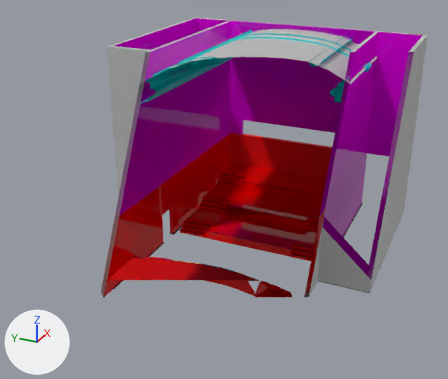
The FBX model WelcomeToWonderland/Assets/Artwork/CinemaRoom/CinemaStagev2/WW_StageSeatingArea_Env_06.fbx, before and after one commit.
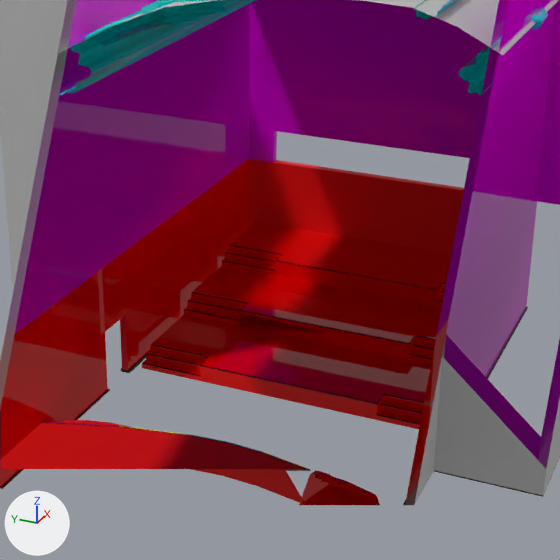
Each version is shown whole from a 50 mm lens placed at (-44.7, -15.6, 24.2), pointed at (-8.1, 0.9, 5.9), then close up on the part from 25% to 84% of the width and 15% to 85% of the height. Lighting does not change. The marker at lower left points along +X, +Y and +Z. Everything nearer to the camera than a plane just in front of the edit is cut away. Where no turn or scale is listed for an object, it has been applied to the vertices. Vertices at the same position are counted once.

Objects in the first close-up: 'Roof2Geo', 'RoofStrut', 'RoofStrut2', 'RoofStrut4', 'Stage', 'StageCurve1', 'StageWalls16', 'StageWalls16.001', 'StageWalls17', 'Stage_geo1', 'Stage_geo2'.
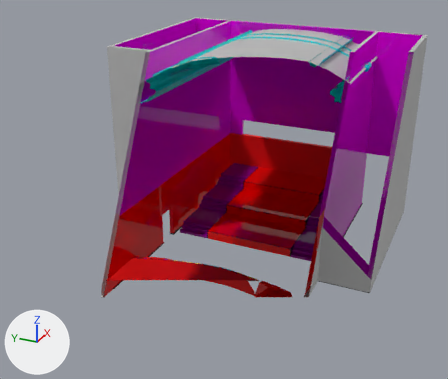
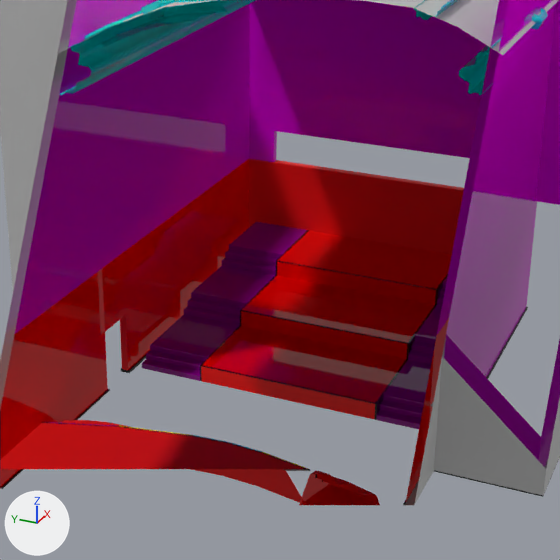
Boxes (x1, y1, x2, y2) around the edits, measured in the close-ups (560 x 560 px):
```json
{"part": 1, "of": "me_mesh_001", "change": "built on", "before": [200, 222, 448, 420], "after": [200, 222, 448, 420]}
{"part": 2, "of": "me_mesh_001", "change": "recoloured", "before": [377, 284, 443, 413], "after": [377, 284, 443, 413]}
{"part": 3, "of": "me_mesh_001", "change": "recoloured", "before": [142, 242, 447, 429], "after": [142, 242, 447, 429], "on screen": "red to purple"}
{"part": 4, "of": "me_mesh_001", "change": "recoloured", "before": [142, 245, 446, 425], "after": [142, 245, 446, 425], "on screen": "red to purple"}
```

The change, as JSON lines over the scene's bpy script:
```json
{"op": "add", "block": "mat_purple_dark_matte_mat", "code": ["mat_purple_dark_matte_mat = principled_material('purple_dark_matte_mat')", "mat_purple_dark_matte_mat.base_color = (0.254, 0.0, 0.254)  # purple #8a008a", "mat_purple_dark_matte_mat.roughness = 0.0"]}
{"block": "me_mesh_001", "where": "# used by ob_stage_geo1; location = (0.0, 0.0, 0.0)"}
{"op": "remove", "block": "me_mesh_001", "code": "me_mesh_001.from_pydata(...)  # 380 vertices, 324 faces; spans x -5.52..5.52, y -6.0..6.0, z 0.0..2.03"}
{"op": "add", "block": "me_mesh_001", "code": "me_mesh_001.from_pydata(...)  # 459 vertices, 400 faces; spans x -5.52..5.52, y -6.0..6.0, z 0.0..2.03"}
{"block": "me_mesh_001", "change": "me_mesh_001 part 1"}
{"block": "me_mesh_001", "change": "45 faces are deleted"}
{"block": "me_mesh_001", "change": "25 vertices are added at x -5.51..5.52, y -3.45..6.0, z 0.0..2.03"}
{"block": "me_mesh_001", "change": "20 new vertices lie (0.0, 0.07, 0.0) away from vertices in x -5.52..2.87, y -3.5..-3.48, z 0.0..2.02"}
{"block": "me_mesh_001", "change": "13 new vertices lie (0.0, -0.06, 0.0) away from vertices in x -1.84..2.87, y 3.5, z 0.0..2.03"}
{"block": "me_mesh_001", "change": "11 new vertices lie (0.0, -0.05, 0.0) away from vertices in x -5.52..1.85, y 3.49..3.5, z 0.0..2.02"}
{"block": "me_mesh_001", "change": "5 new vertices lie (0.0, 0.06, 0.0) away from vertices in x -5.51..5.52, y -3.5..-3.48, z 0.67..2.03"}
{"block": "me_mesh_001", "change": "5 new vertices lie (-0.26, 0.0, 0.0) away from vertices in x -4.5..2.87, y -3.43..3.44, z 0.68..2.03"}
{"block": "me_mesh_001", "change": "49 new faces join them, mat_red_light_matte_mat (red #f10000)"}
{"block": "me_mesh_001", "change": "70 new faces join them, mat_black_matte_mat (black #070707)"}
{"block": "me_mesh_001", "change": "2 new faces join them, mat_purple_dark_matte_mat (purple #8a008a)"}
{"block": "me_mesh_001", "change": "me_mesh_001 part 2: 12 faces spanning x -5.52..2.57, y -3.5..3.5, z 0.0..1.99 switch from mat_red_light_matte_mat (red #f10000) to mat_black_matte_mat (black #070707)"}
{"block": "me_mesh_001", "change": "me_mesh_001 part 3: 45 faces spanning x -5.52..5.49, y -6.0..6.0, z 0.0..2.03 switch from mat_red_light_matte_mat (red #f10000) to mat_purple_dark_matte_mat (purple #8a008a)"}
{"block": "me_mesh_001", "change": "me_mesh_001 part 4: 52 faces spanning x -5.52..2.61, y -6.0..6.0, z 0.19..2.03 switch from mat_black_matte_mat (black #070707) to mat_purple_dark_matte_mat (purple #8a008a)"}
```
